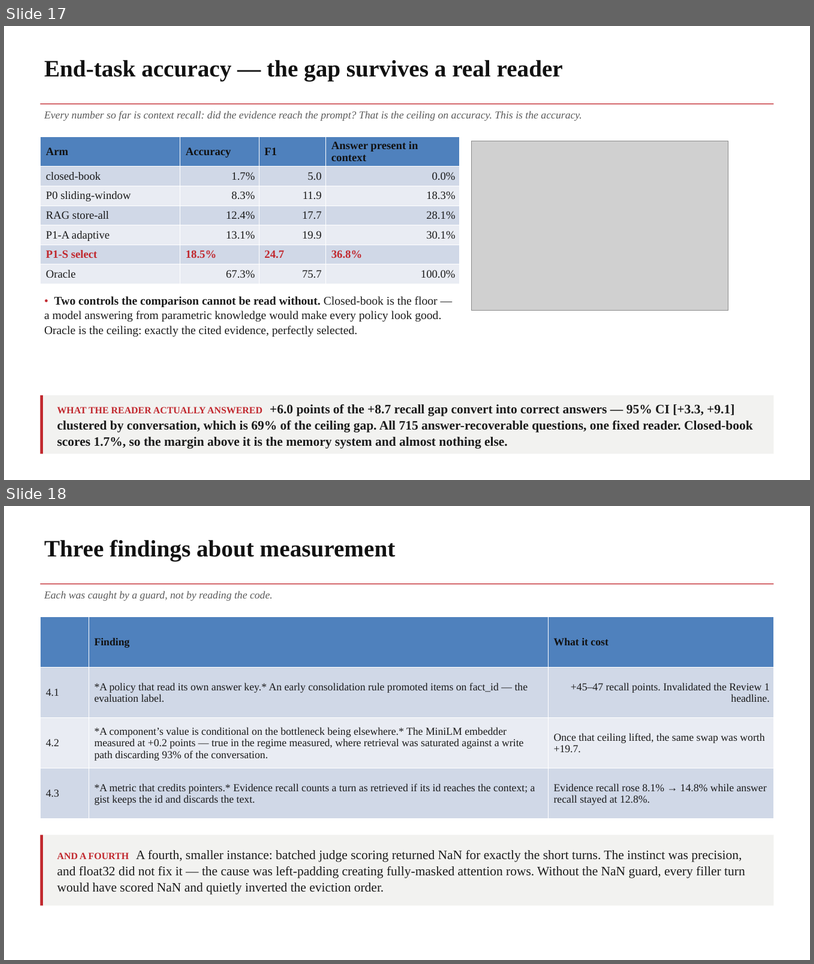
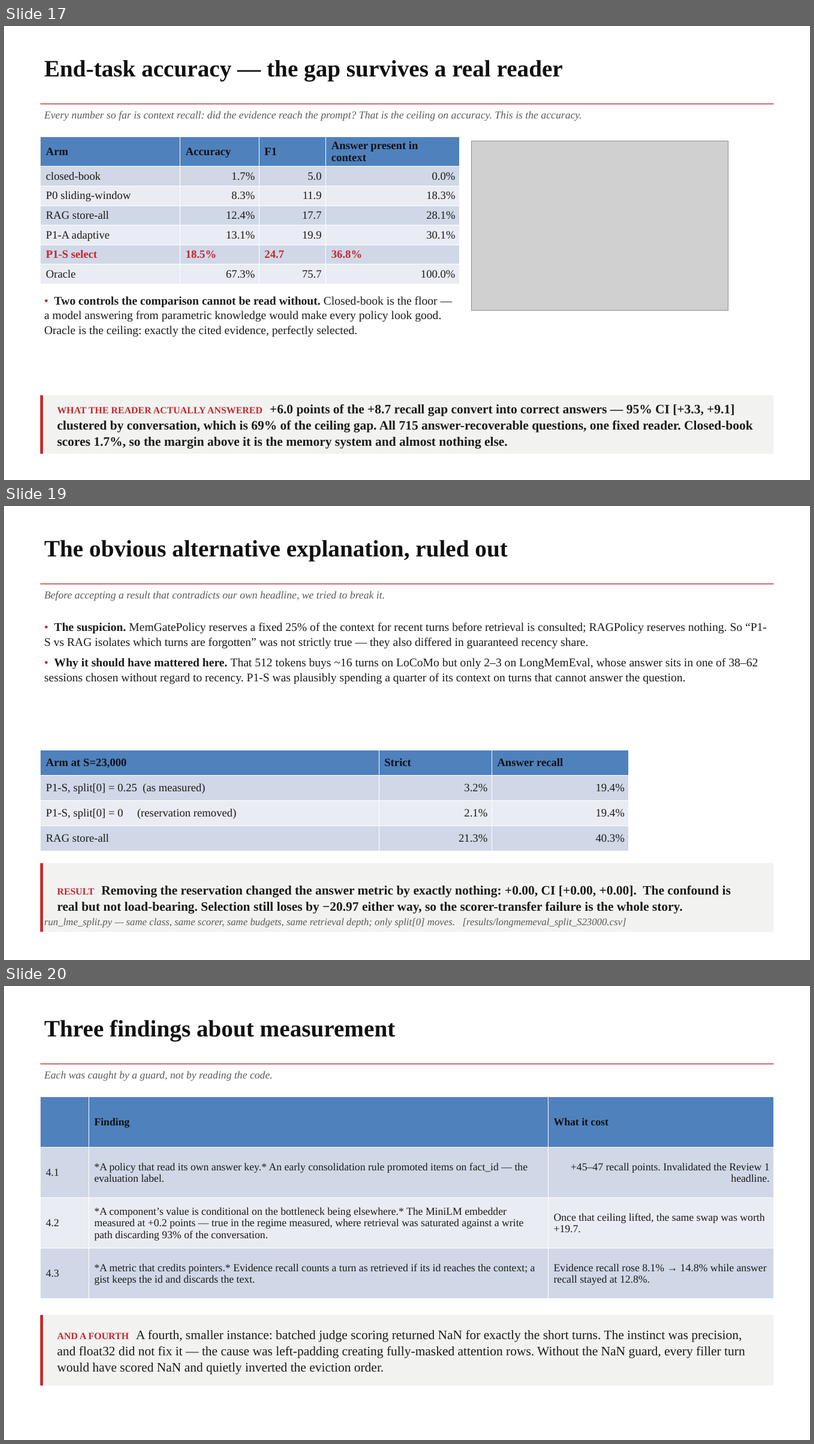
Before and after one commit to ruthme1ster/MemGate, a slide deck: docs/MemGate_Capstone_Review2_NMIMS.pptx. Shown one above the other, each under a label of ours: slides 17 and 18 before the commit, slides 17, 19 and 20 after it; the slides between them are not shown. The pictures are 814x964 and 814x1444 pixels, drawn with LibreOffice and Linux fonts; fonts in the diff are those of the drawing; grey boxes stand for pictures. Boxes give left, top, right and bottom in pixels: in the first picture for what was removed or moved away, otherwise in the second. Text is boxed around its words. In the diff, an @@ line names an element or a change of style, - is before the commit and + after.

```diff
--- a/docs/MemGate_Capstone_Review2_NMIMS.pptx
+++ b/docs/MemGate_Capstone_Review2_NMIMS.pptx
@@ slide 19 added at [4,506,810,960], background #FFFFFF @@
@@ text added at [44,540,507,561], 42 pt, text #111111, bold @@
+The obvious alternative explanation, ruled out
@@ rectangle added at [40,583,774,584], fill #C1272D @@
@@ text added at [44,591,385,601], 19 pt, text #5A5A5A, italic @@
+Before accepting a result that contradicts our own headline, we tried to break it.
@@ text added at [44,622,767,684], 21 pt, text #1A1A1A @@
+• The suspicion. MemGatePolicy reserves a fixed 25% of the context for recent turns before retrieval is consulted; RAGPolicy reserves nothing. So “P1-S vs RAG isolates which turns are forgotten” was not strictly true — they also differed in guaranteed recency share.
+• Why it should have mattered here. That 512 tokens buys ~16 turns on LoCoMo but only 2–3 on LongMemEval, whose answer sits in one of 38–62 sessions chosen without regard to recency. P1-S was plausibly spending a quarter of its context on turns that cannot answer the question.
@@ table added at [40,750,629,851], 4 rows, 3 columns @@
+Arm at S=23,000 | Strict | Answer recall
+P1-S, split[0] = 0.25 (as measured) | 3.2% | 19.4%
+P1-S, split[0] = 0 (reservation removed) | 2.1% | 19.4%
+RAG store-all | 21.3% | 40.3%
@@ rectangle added at [40,863,43,931], fill #C1272D @@
@@ rectangle added at [43,863,774,931], fill #F2F2F0 @@
@@ text added at [57,885,731,913], 23 pt, text #1A1A1A, bold @@
+RESULT Removing the reservation changed the answer metric by exactly nothing: +0.00, CI [+0.00, +0.00]. The confound is real but not load-bearing. Selection still loses by −20.97 either way, so the scorer-transfer failure is the whole story.
@@ text added at [44,918,627,927], 18 pt, text #5A5A5A, italic @@
+run_lme_split.py — same class, same scorer, same budgets, same retrieval depth; only split[0] moves. [results/longmemeval_split_S23000.csv]
@@ what was slide 18 is now slide 20 @@
```
Also in this commit, not shown: 6 slides changed, 1 other slide added, 4 other files.
